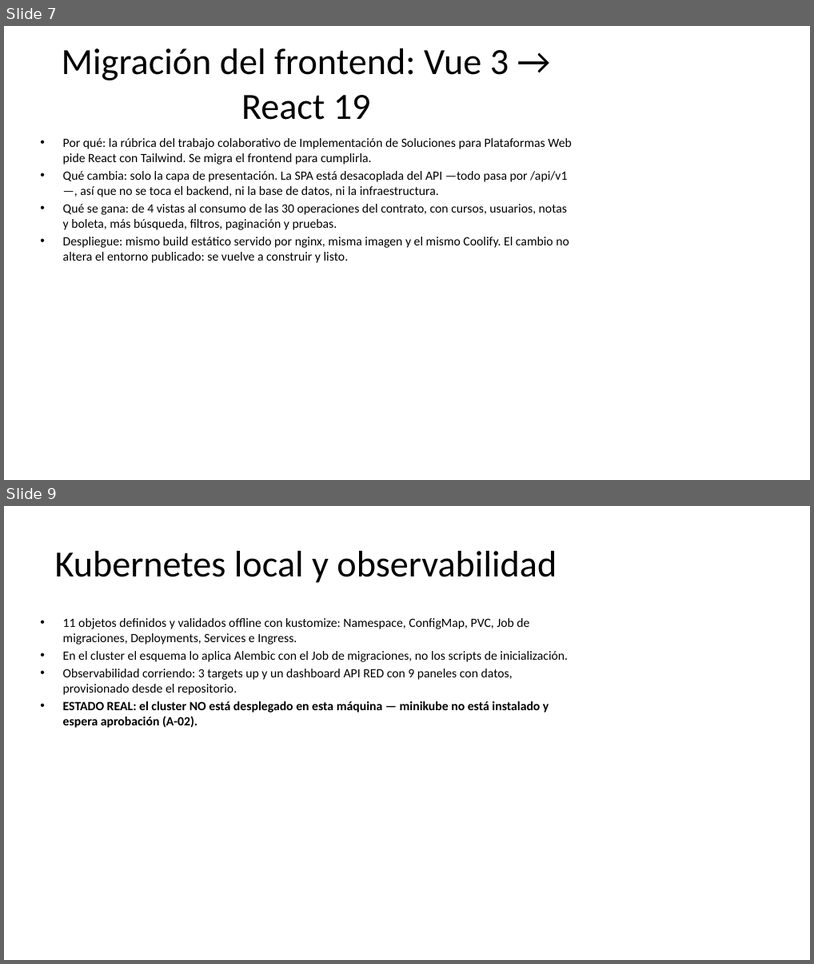
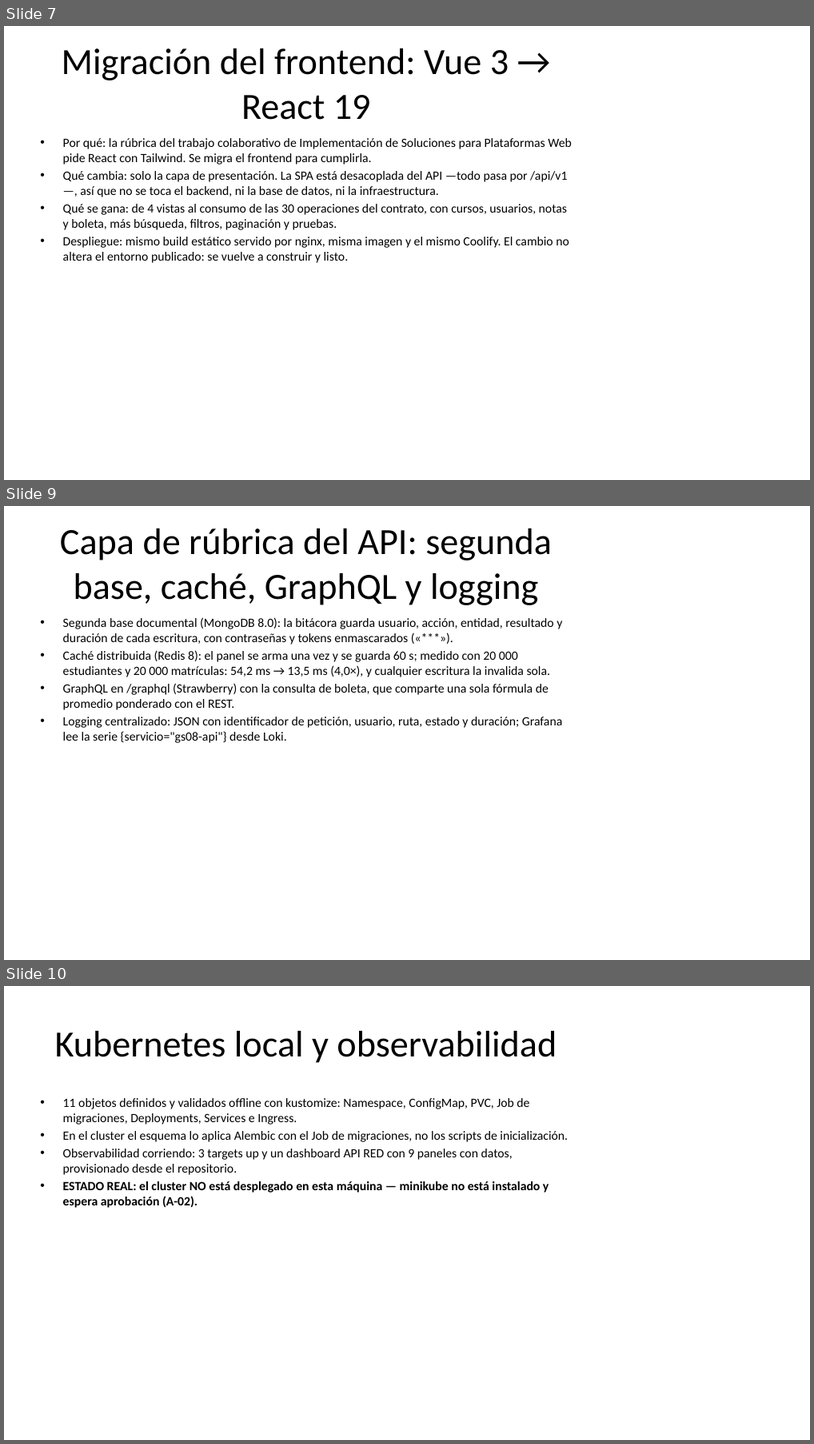
Before and after one commit to rarteagar/gs08-matriculas, a slide deck: docs/informe/exposicion-gs08-2026-10-13.pptx. Shown one above the other, each under a label of ours: slides 7 and 9 before the commit, slides 7, 9 and 10 after it; the slides between them are not shown. The pictures are 814x964 and 814x1444 pixels, drawn with LibreOffice and Linux fonts; fonts in the diff are those of the drawing. Boxes give left, top, right and bottom in pixels: in the first picture for what was removed or moved away, otherwise in the second. Text is boxed around its words. In the diff, an @@ line names an element or a change of style, - is before the commit and + after.

```diff
--- a/docs/informe/exposicion-gs08-2026-10-13.pptx
+++ b/docs/informe/exposicion-gs08-2026-10-13.pptx
@@ slide 9 added at bbox=[4, 506, 810, 960], background #FFFFFF @@
@@ title added at bbox=[60, 528, 552, 605], 44 pt, text #000000 @@
+Capa de rúbrica del API: segunda base, caché, GraphQL y logging
@@ text added at bbox=[63, 617, 562, 743], 15 pt, text #000000 @@
+• Segunda base documental (MongoDB 8.0): la bitácora guarda usuario, acción, entidad, resultado y duración de cada escritura, con contraseñas y tokens enmascarados («***»).
+• Caché distribuida (Redis 8): el panel se arma una vez y se guarda 60 s; medido con 20 000 estudiantes y 20 000 matrículas: 54,2 ms → 13,5 ms (4,0×), y cualquier escritura la invalida sola.
+• GraphQL en /graphql (Strawberry) con la consulta de boleta, que comparte una sola fórmula de promedio ponderado con el REST.
+• Logging centralizado: JSON con identificador de petición, usuario, ruta, estado y duración; Grafana lee la serie {servicio="gs08-api"} desde Loki.
@@ what was slide 9 is now slide 10 @@
```
Also in this commit, not shown: 5 slides changed, 1 other slide added, 8 other files.
